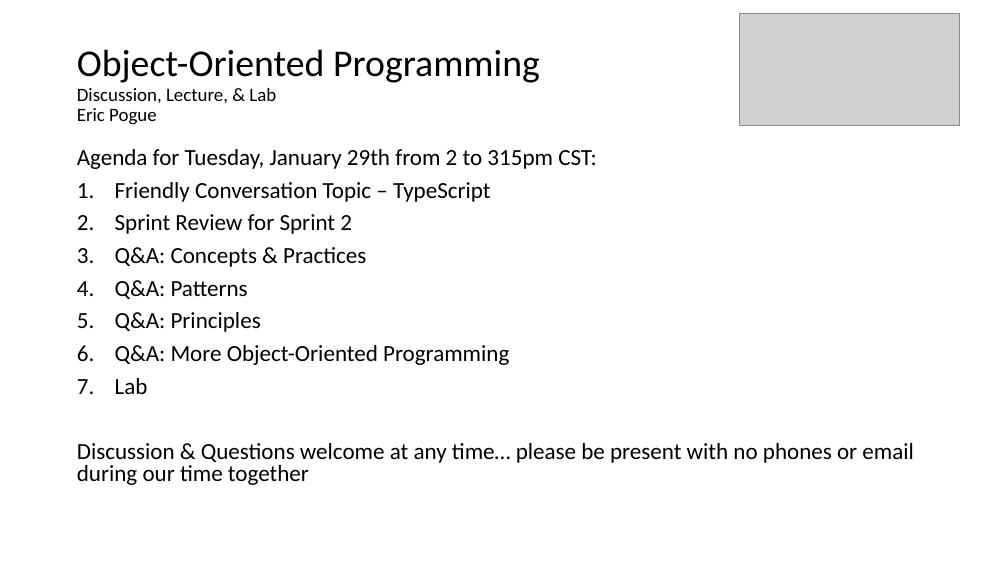
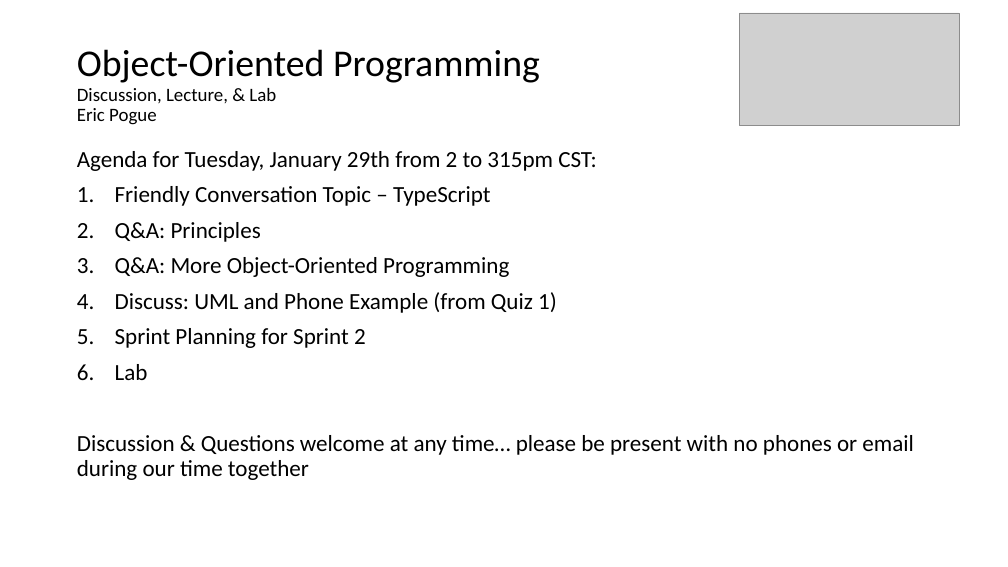
Before and after one commit to jamesbaptiste1/cpsc-24500-2019-01-spring-001, a slide deck: slide 1 of lecture-presentations/2019-01-29.pptx. Drawn at 1008x567 pixels with LibreOffice and Linux fonts; fonts in the diff are those of the drawing; grey boxes stand for pictures. Boxes give left, top, right and bottom in pixels: in the first picture for what was removed or moved away, otherwise in the second. Text is boxed around its words. In the diff, an @@ line names an element or a change of style, - is before the commit and + after.

```diff
--- a/lecture-presentations/2019-01-29.pptx
+++ b/lecture-presentations/2019-01-29.pptx
@@ text at box(77, 151, 914, 480): line spacing 0.8 to 0.9 @@
@@ text at box(115, 214, 366, 299): paragraphs removed @@
-2. Sprint Review for Sprint 2
-3. Q&A: Concepts & Practices
-4. Q&A: Patterns
@@ text at box(115, 292, 557, 348): paragraphs added @@
+4. Discuss: UML and Phone Example (from Quiz 1)
+5. Sprint Planning for Sprint 2
```
Also in this commit, not shown: 3 slides added, 2 slides removed, 2 other files.
